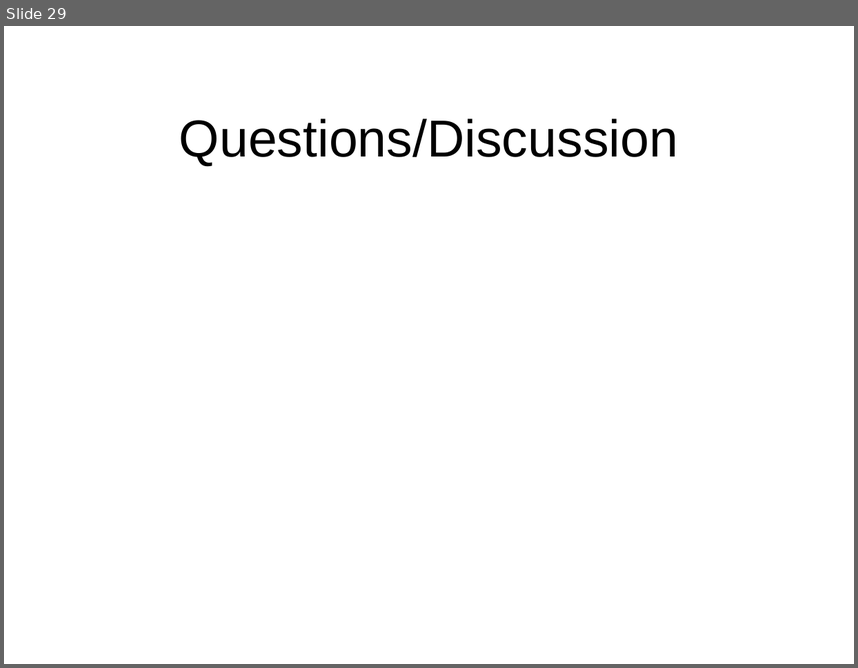
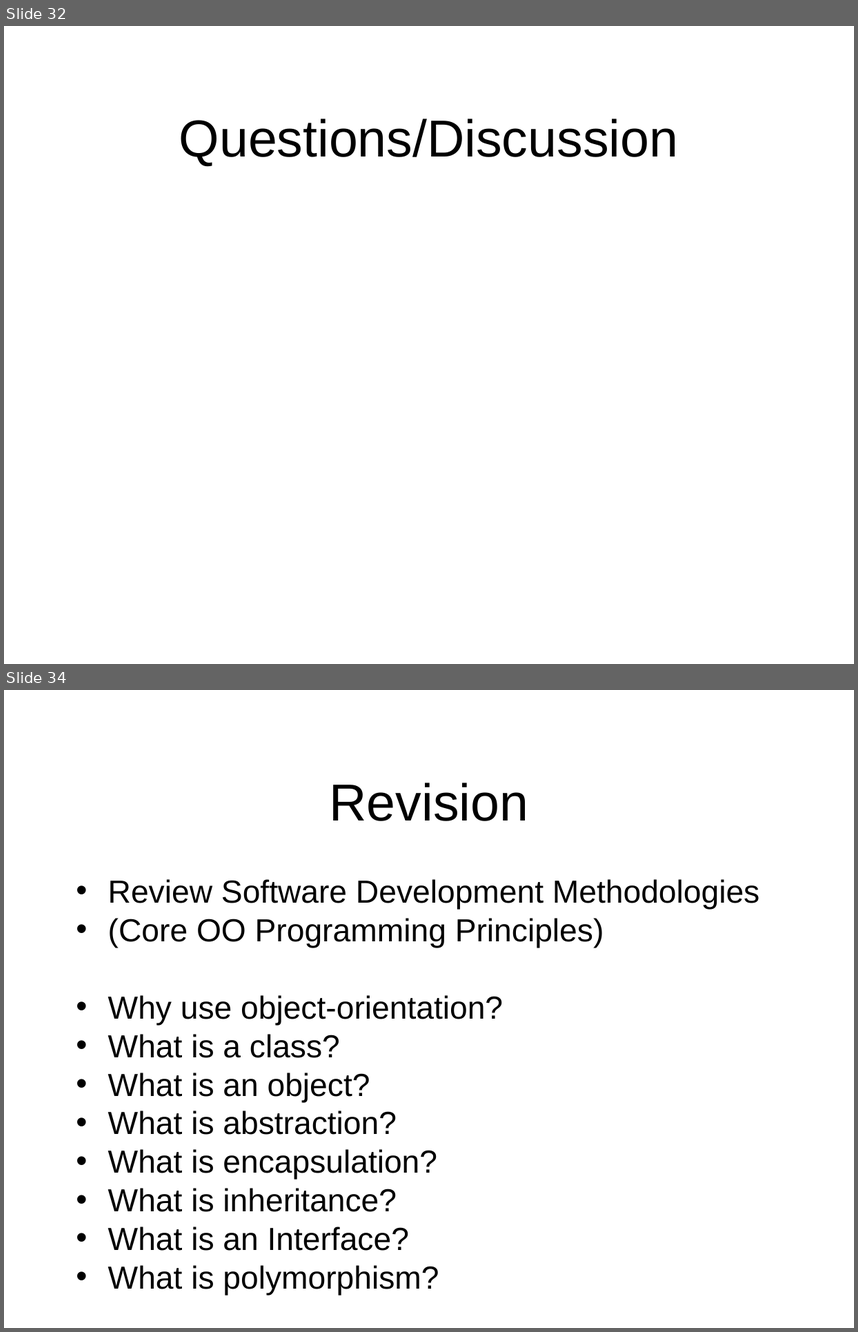
Before and after one commit to octaviordz/zjnu2017.github.io, a slide deck: OOAD/lectures/010--Introduction.ppt. Shown one above the other, each under a label of ours: slide 29 before the commit, slides 32 and 34 after it; the slides between them are not shown. The pictures are 858x668 and 858x1332 pixels, drawn with LibreOffice and Linux fonts; fonts in the diff are those of the drawing. Boxes give left, top, right and bottom in pixels: in the first picture for what was removed or moved away, otherwise in the second. Text is boxed around its words. In the diff, an @@ line names an element or a change of style, - is before the commit and + after.

```diff
--- a/OOAD/lectures/010--Introduction.ppt
+++ b/OOAD/lectures/010--Introduction.ppt
@@ slide 34 added at (x1=4, y1=690, x2=854, y2=1328), background #FFFFFF @@
@@ title added at (x1=330, y1=782, x2=529, y2=821), 44 pt, text #000000 @@
+Revision
@@ text added at (x1=108, y1=879, x2=760, y2=1295), 27 pt, text #000000 @@
+• Review Software Development Methodologies
+• (Core OO Programming Principles)
+• Why use object-orientation?
+• What is a class?
+• What is an object?
+• What is abstraction?
+• What is encapsulation?
+• What is inheritance?
+• What is an Interface?
+• What is polymorphism?
@@ what was slide 29 is now slide 32 @@
```
Also in this commit, not shown: 1 slide changed, 11 other slides added, 1 slide removed, 2 other files.
